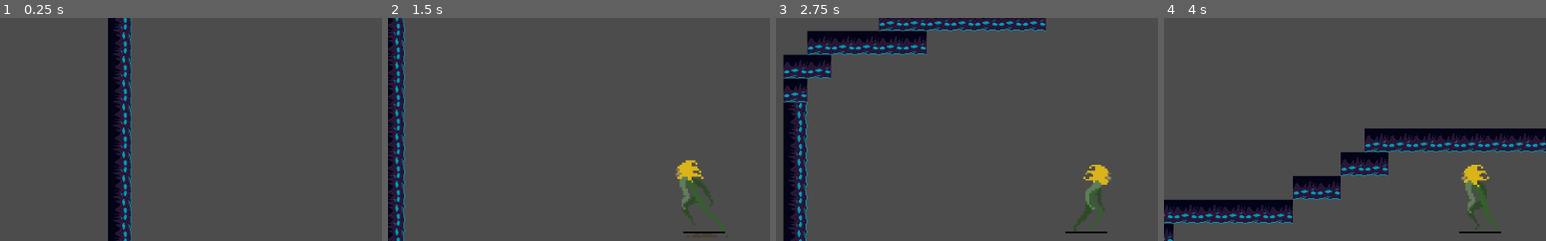
Above: before the commit, frames 1-4 (left to right).
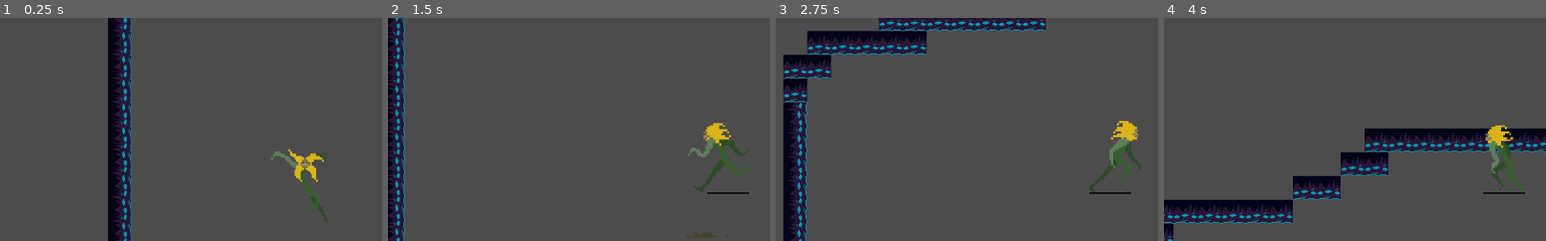
Above: after the commit, the same moments.

Repository: SpencerClark5/Bloom
Game: Godot game, scene res://Scenes/Game.tscn
The game is run twice, just before and just after one commit, with the same random seed, the same clock (stepped at 60 frames per second) and the same inputs.
Inputs:
- Up to frame 1 (0.25 s): no input
- Up to frame 2 (1.5 s): hold D (Right) 0.53-1.28 s; tap Space (Jump) at 0.6, 0.77, 1.07 s; hold A (Left) from 1.28 s (still down); tap P (Plant) at 1.35 s
- Up to frame 3 (2.75 s): tap Space (Jump) at 1.52, 1.55, 1.82, 2.1 s; release A (Left) at 2.03 s; hold D (Right) from 2.03 s (still down)
- Up to frame 4 (4 s): tap P (Plant) at 2.85 s; tap Space (Jump) at 3.02, 3.05, 3.32, 3.6, 3.77 s; release D (Right) at 3.53 s; hold A (Left) from 3.53 s (still down)
The pictures show only the part of the screen within x 18-68%, y 3-53%; the shares and areas given below are measured in that part.

The runs differ from the first frame. In frame 1, 1.0% of the frame differs, in the area x 70-87%, y 58-92%; in frame 2, 2.6%, in the area x 75-98%, y 47-97%; in frame 3, 2.2%; in frame 4, 2.4%.

Commit message:
adding jump animation

Diff:
--- a/BloomGame/Scenes/WalkTest.tscn
+++ b/BloomGame/Scenes/WalkTest.tscn
@@ -13,6 +13,29 @@
 [ext_resource path="res://Art/Character_Art/Anim/Character_Anims_12.png" type="Texture" id=11]
 [ext_resource path="res://Art/Character_Art/Anim/Character_Anims_06.png" type="Texture" id=12]
 [ext_resource path="res://Art/Character_Art/Anim/Character_Anims_07.png" type="Texture" id=13]
+[ext_resource path="res://Art/Character_Art/Jump Anim/Jump02.png" type="Texture" id=14]
+[ext_resource path="res://Art/Character_Art/Jump Anim/Jump06.png" type="Texture" id=15]
+[ext_resource path="res://Art/Character_Art/Jump Anim/Jump04.png" type="Texture" id=16]
+[ext_resource path="res://Art/Character_Art/Jump Anim/Jump03.png" type="Texture" id=17]
+[ext_resource path="res://Art/Character_Art/Jump Anim/Jump05.png" type="Texture" id=18]
+[ext_resource path="res://Art/Character_Art/Jump Anim/Jump01.png" type="Texture" id=19]
+[ext_resource path="res://Art/Character_Art/Jump Anim/Jump07.png" type="Texture" id=20]
+
+[sub_resource type="Animation" id=4]
+resource_name = "Jump"
+length = 10.0
+tracks/0/type = "value"
+tracks/0/path = NodePath(".:frame")
+tracks/0/interp = 1
+tracks/0/loop_wrap = true
+tracks/0/imported = false
+tracks/0/enabled = true
+tracks/0/keys = {
+"times": PoolRealArray( 0, 0.5, 1, 1.5, 2, 2.5, 3 ),
+"transitions": PoolRealArray( 1, 1, 1, 1, 1, 1, 1 ),
+"update": 1,
+"values": [ 0, 1, 2, 3, 4, 5, 6 ]
+}
 
 [sub_resource type="Animation" id=3]
 length = 0.001
@@ -27,6 +50,18 @@
 "transitions": PoolRealArray( 1 ),
 "update": 0,
 "values": [ 4 ]
+}
+tracks/1/type = "value"
+tracks/1/path = NodePath(".:animation")
+tracks/1/interp = 1
+tracks/1/loop_wrap = true
+tracks/1/imported = false
+tracks/1/enabled = true
+tracks/1/keys = {
+"times": PoolRealArray( 0 ),
+"transitions": PoolRealArray( 1 ),
+"update": 0,
+"values": [ "Jump" ]
 }
 
 [sub_resource type="Animation" id=2]
@@ -52,6 +87,11 @@
 "loop": true,
 "name": "Walking",
 "speed": 3.5
+}, {
+"frames": [ ExtResource( 19 ), ExtResource( 14 ), ExtResource( 16 ), ExtResource( 17 ), ExtResource( 18 ), ExtResource( 15 ), ExtResource( 20 ) ],
+"loop": true,
+"name": "Jump",
+"speed": 3.5
 } ]
 
 [node name="WalkTest" type="KinematicBody2D"]
@@ -59,15 +99,16 @@
 
 [node name="AnimationPlayer" type="AnimationPlayer" parent="."]
 root_node = NodePath("../AnimatedSprite")
+anims/Jump = SubResource( 4 )
 anims/RESET = SubResource( 3 )
 anims/Walking = SubResource( 2 )
 
 [node name="AnimatedSprite" type="AnimatedSprite" parent="."]
-position = Vector2( 40, -76 )
+position = Vector2( 72, -129 )
 scale = Vector2( 2.6289, 2.72266 )
 frames = SubResource( 1 )
+animation = "Jump"
 frame = 4
-speed_scale = 4.0
 
 [node name="CollisionShape2D" type="CollisionPolygon2D" parent="."]
 position = Vector2( 65, -76 )
Not shown: 1 places in BloomGame/Scenes/WalkTest.tscn that only renumber resources
